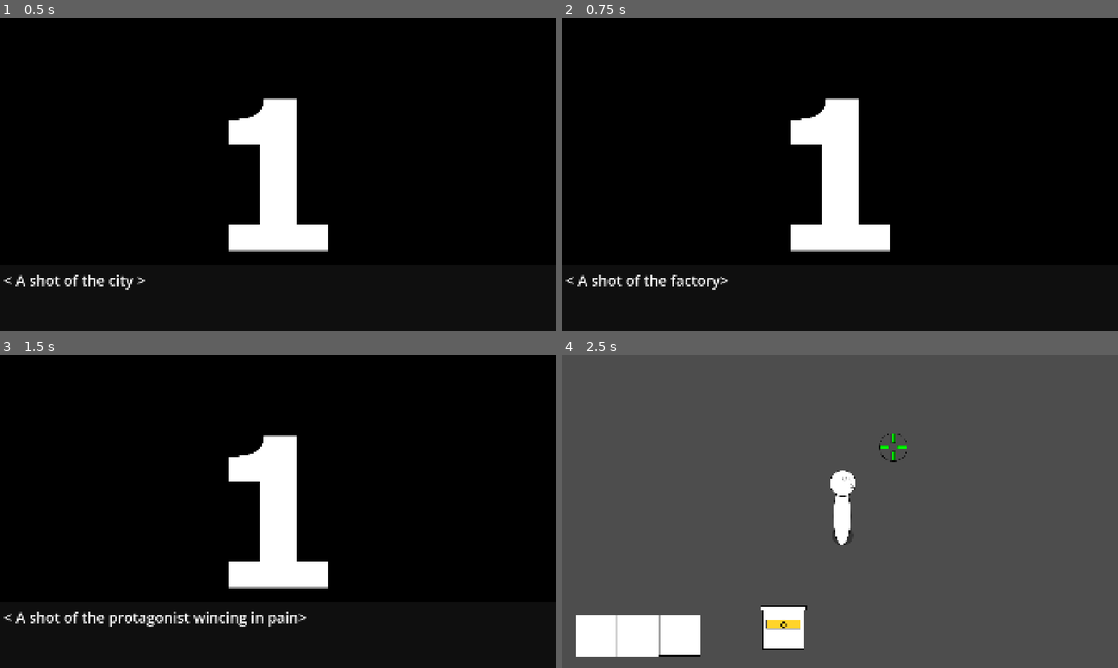
Above: before the commit, frames 1-4 (two rows, left to right).
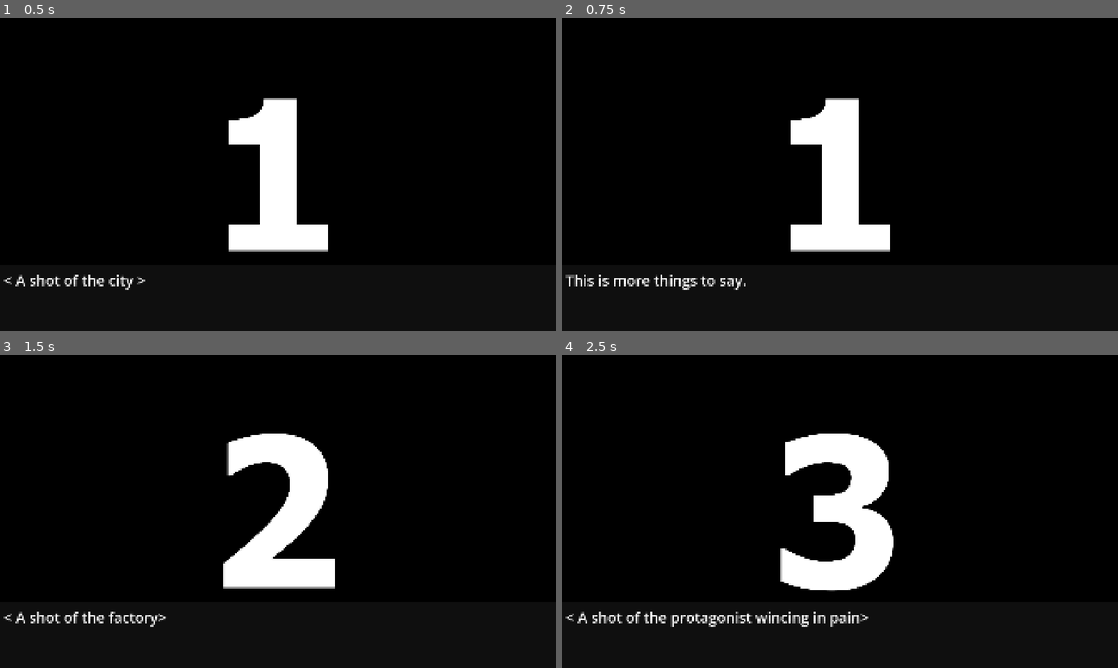
Above: after the commit, the same moments.

Repository: mathew-tran/jamegam50
Game: Godot game, scene res://Scenes/Main.tscn
Two runs of this game, one before a commit and one after it. Both use one fixed random seed, a clock stepped at 60 frames per second and the inputs below.
Inputs (mouse positions are in pixels of both pictures, inside the frame that each line leads up to):
- Up to frame 1 (0.5 s): no input
- Up to frame 2 (0.75 s): tap Enter at 0.5 s; move the mouse to (962, 158) at 0.52 s; press the mouse at (962, 158) at 0.53 s
- Up to frame 3 (1.5 s): tap Space at 1.25 s; move the mouse to (166, 527) at 1.27 s; release the mouse at (166, 527) at 1.28 s; click (166, 527) at 1.35 s
- Up to frame 4 (2.5 s): tap Enter at 2 s; move the mouse to (895, 442) at 2.02 s; press the mouse at (895, 442) at 2.03 s

Frame 1 is identical in both runs. In frame 2, 0.7% of the frame differs, in the area x 0-33%, y 82-87%; in frame 3, 4.3%; in frame 4, 99%, in the area x 0-100%, y 0-100%.

Commit message:
work on making things interacatable in in environment

Diff:
--- /dev/null
+++ b/Prefabs/Environment/InteractableDresser.tscn
@@ -0,0 +1,31 @@
+[gd_scene load_steps=8 format=3 uid="uid://cr3mstg62i332"]
+
+[ext_resource type="PackedScene" uid="uid://c3l54mkl1be42" path="res://Prefabs/Environment/InteractableItem.tscn" id="1_q4mim"]
+[ext_resource type="Script" uid="uid://cxr6tu35485wj" path="res://Scripts/InteractableItemChangeSprite.gd" id="2_d1ktl"]
+[ext_resource type="Texture2D" uid="uid://borwyfesgvafa" path="res://Art/Player/InteractableObjectPlaceholderOpened.png" id="3_pbsqk"]
+[ext_resource type="Script" uid="uid://byqjsgo6271ad" path="res://DataTypes/CutsceneData.gd" id="4_wp3wt"]
+
+[sub_resource type="Resource" id="Resource_uibst"]
+script = ExtResource("4_wp3wt")
+TextToSay = "There is nothing in here."
+metadata/_custom_type_script = "uid://byqjsgo6271ad"
+
+[sub_resource type="RectangleShape2D" id="RectangleShape2D_wp3wt"]
+resource_local_to_scene = true
+custom_solver_bias = 1.0
+size = Vector2(150, 152)
+
+[sub_resource type="RectangleShape2D" id="RectangleShape2D_uibst"]
+resource_local_to_scene = true
+size = Vector2(150, 149)
+
+[node name="InteractableItem" instance=ExtResource("1_q4mim")]
+script = ExtResource("2_d1ktl")
+PostCutSceneTexture = ExtResource("3_pbsqk")
+CutScenes = Array[ExtResource("4_wp3wt")]([SubResource("Resource_uibst")])
+
+[node name="CollisionShape2D" parent="Area2D" index="0"]
+shape = SubResource("RectangleShape2D_wp3wt")
+
+[node name="CollisionShape2D" parent="StaticBody2D" index="0"]
+shape = SubResource("RectangleShape2D_uibst")
--- a/Prefabs/Environment/InteractableItem.tscn
+++ b/Prefabs/Environment/InteractableItem.tscn
@@ -1,14 +1,16 @@
 [gd_scene load_steps=5 format=3 uid="uid://c3l54mkl1be42"]
 
 [ext_resource type="Texture2D" uid="uid://dsb025xerw5bp" path="res://Art/Player/InteractableObjectPlaceholder.png" id="1_a0366"]
-[ext_resource type="Script" uid="uid://cp0iucyq1mh0w" path="res://Scripts/InteracatableItem.gd" id="2_5gqrf"]
+[ext_resource type="Script" uid="uid://cp0iucyq1mh0w" path="res://Scripts/InteractableItem.gd" id="2_5gqrf"]
 
 [sub_resource type="RectangleShape2D" id="RectangleShape2D_pbw6q"]
+resource_local_to_scene = true
 custom_solver_bias = 1.0
-size = Vector2(150, 150)
+size = Vector2(150, 152)
 
 [sub_resource type="RectangleShape2D" id="RectangleShape2D_a0366"]
-size = Vector2(150, 150)
+resource_local_to_scene = true
+size = Vector2(150, 149)
 
 [node name="InteractableItem" type="Sprite2D"]
 texture = ExtResource("1_a0366")
@@ -22,6 +24,7 @@
 [node name="StaticBody2D" type="StaticBody2D" parent="."]
 
 [node name="CollisionShape2D" type="CollisionShape2D" parent="StaticBody2D"]
+position = Vector2(0, -1.5)
 shape = SubResource("RectangleShape2D_a0366")
 
 [connection signal="mouse_entered" from="Area2D" to="." method="_on_area_2d_mouse_entered"]
--- /dev/null
+++ b/Prefabs/Environment/InteractableLamp.tscn
@@ -0,0 +1,31 @@
+[gd_scene load_steps=7 format=3 uid="uid://dkwadeoluirfn"]
+
+[ext_resource type="PackedScene" uid="uid://c3l54mkl1be42" path="res://Prefabs/Environment/InteractableItem.tscn" id="1_1w8ho"]
+[ext_resource type="Texture2D" uid="uid://bcm1jytcevnkt" path="res://Art/Player/LampPlaceholder.png" id="2_uv21u"]
+[ext_resource type="Script" uid="uid://byqjsgo6271ad" path="res://DataTypes/CutsceneData.gd" id="3_fwrgd"]
+
+[sub_resource type="Resource" id="Resource_bsdpi"]
+script = ExtResource("3_fwrgd")
+TextToSay = "This is a lamp."
+metadata/_custom_type_script = "uid://byqjsgo6271ad"
+
+[sub_resource type="RectangleShape2D" id="RectangleShape2D_fwrgd"]
+resource_local_to_scene = true
+custom_solver_bias = 1.0
+size = Vector2(150, 345)
+
+[sub_resource type="RectangleShape2D" id="RectangleShape2D_bsdpi"]
+resource_local_to_scene = true
+size = Vector2(150, 345)
+
+[node name="InteractableItem" instance=ExtResource("1_1w8ho")]
+texture = ExtResource("2_uv21u")
+CutScenes = Array[ExtResource("3_fwrgd")]([SubResource("Resource_bsdpi")])
+
+[node name="CollisionShape2D" parent="Area2D" index="0"]
+position = Vector2(0, 3.5)
+shape = SubResource("RectangleShape2D_fwrgd")
+
+[node name="CollisionShape2D" parent="StaticBody2D" index="0"]
+position = Vector2(0, 4.5)
+shape = SubResource("RectangleShape2D_bsdpi")
--- /dev/null
+++ b/Prefabs/Environment/InteractableLightSwitch.tscn
@@ -0,0 +1,40 @@
+[gd_scene load_steps=10 format=3 uid="uid://b4sh2igo0fbb7"]
+
+[ext_resource type="PackedScene" uid="uid://c3l54mkl1be42" path="res://Prefabs/Environment/InteractableItem.tscn" id="1_ohx6h"]
+[ext_resource type="Texture2D" uid="uid://b3d37xebxs7m6" path="res://Art/Player/LightOn.png" id="2_5geck"]
+[ext_resource type="Script" uid="uid://ehecxuw10kep" path="res://Scripts/InteractableItemChangeSpriteToggle.gd" id="3_sx44c"]
+[ext_resource type="Texture2D" uid="uid://d11irmssbcv8v" path="res://Art/Player/LightOff.png" id="4_m2ijy"]
+[ext_resource type="Script" uid="uid://byqjsgo6271ad" path="res://DataTypes/CutsceneData.gd" id="4_t61gd"]
+
+[sub_resource type="Resource" id="Resource_2307a"]
+script = ExtResource("4_t61gd")
+TextToSay = "Turned Light On."
+metadata/_custom_type_script = "uid://byqjsgo6271ad"
+
+[sub_resource type="Resource" id="Resource_t61gd"]
+script = ExtResource("4_t61gd")
+TextToSay = "Turn Light Off
+"
+metadata/_custom_type_script = "uid://byqjsgo6271ad"
+
+[sub_resource type="RectangleShape2D" id="RectangleShape2D_ektl7"]
+resource_local_to_scene = true
+custom_solver_bias = 1.0
+size = Vector2(150, 152)
+
+[sub_resource type="RectangleShape2D" id="RectangleShape2D_bxwd2"]
+resource_local_to_scene = true
+size = Vector2(150, 149)
+
+[node name="InteractableItem" instance=ExtResource("1_ohx6h")]
+texture = ExtResource("2_5geck")
+script = ExtResource("3_sx44c")
+ToggledCutScene = Array[ExtResource("4_t61gd")]([SubResource("Resource_2307a")])
+PostCutSceneTexture = ExtResource("4_m2ijy")
+CutScenes = Array[ExtResource("4_t61gd")]([SubResource("Resource_t61gd")])
+
+[node name="CollisionShape2D" parent="Area2D" index="0"]
+shape = SubResource("RectangleShape2D_ektl7")
+
+[node name="CollisionShape2D" parent="StaticBody2D" index="0"]
+shape = SubResource("RectangleShape2D_bxwd2")
--- a/Prefabs/Player.tscn
+++ b/Prefabs/Player.tscn
@@ -20,16 +20,12 @@
 radius = 20.0
 height = 42.0
 
-[node name="Player" type="CharacterBody2D"]
+[node name="Player" type="CharacterBody2D" groups=["Player"]]
 script = ExtResource("1_x3d5u")
 
 [node name="Sprite2D" type="Sprite2D" parent="."]
 position = Vector2(-1, 95)
 texture = ExtResource("2_shmu5")
-
-[node name="Waypoint" type="Sprite2D" parent="."]
-visible = false
-texture = ExtResource("3_b43ah")
 
 [node name="AnimatedSprite2D" type="AnimatedSprite2D" parent="."]
 sprite_frames = SubResource("SpriteFrames_kln2b")
@@ -39,6 +35,7 @@
 shape = SubResource("CapsuleShape2D_rgh2o")
 
 [node name="Camera2D" type="Camera2D" parent="."]
+process_mode = 3
 position_smoothing_enabled = true
 
 [node name="NavigationAgent2D" type="NavigationAgent2D" parent="."]
@@ -49,5 +46,15 @@
 debug_path_custom_color = Color(0.746519, 0.47743, 0.970292, 1)
 debug_path_custom_line_width = 3.05
 
+[node name="Waypoint" type="Sprite2D" parent="."]
+light_mask = 2
+visibility_layer = 2
+texture = ExtResource("3_b43ah")
+
+[node name="PointLight2D" type="PointLight2D" parent="Waypoint"]
+energy = 16.0
+range_item_cull_mask = 2
+texture = ExtResource("3_b43ah")
+
 [connection signal="velocity_computed" from="NavigationAgent2D" to="." method="_on_navigation_agent_2d_velocity_computed"]
 [connection signal="waypoint_reached" from="NavigationAgent2D" to="." method="_on_navigation_agent_2d_waypoint_reached"]
--- /dev/null
+++ b/Prefabs/UI/InteractPanel.tscn
@@ -0,0 +1,21 @@
+[gd_scene load_steps=2 format=3 uid="uid://cmwjabbwgt077"]
+
+[ext_resource type="Script" uid="uid://dspmkffa0qyql" path="res://Scripts/UI/InteractPanel.gd" id="1_buwaf"]
+
+[node name="Panel" type="Panel"]
+custom_minimum_size = Vector2(200, 50)
+offset_right = 40.0
+offset_bottom = 40.0
+mouse_filter = 2
+script = ExtResource("1_buwaf")
+
+[node name="Label" type="Label" parent="."]
+layout_mode = 1
+anchors_preset = 15
+anchor_right = 1.0
+anchor_bottom = 1.0
+grow_horizontal = 2
+grow_vertical = 2
+text = "INTERACT"
+horizontal_alignment = 1
+vertical_alignment = 1
--- a/Scenes/Cutscene.tscn
+++ b/Scenes/Cutscene.tscn
@@ -1,23 +1,37 @@
-[gd_scene load_steps=5 format=3 uid="uid://dc22edvi1p3l1"]
+[gd_scene load_steps=9 format=3 uid="uid://dc22edvi1p3l1"]
 
 [ext_resource type="Script" uid="uid://c25jxewqvy8pw" path="res://Scripts/Cutscene.gd" id="1_c1xi3"]
 [ext_resource type="Script" uid="uid://byqjsgo6271ad" path="res://DataTypes/CutsceneData.gd" id="2_idm0t"]
 [ext_resource type="Texture2D" uid="uid://bboqsmd00emng" path="res://Art/CutSceneStills/Test1.png" id="3_idm0t"]
+[ext_resource type="Texture2D" uid="uid://col6mb1s1fvko" path="res://Art/CutSceneStills/Test2.png" id="4_0m8yb"]
+[ext_resource type="Texture2D" uid="uid://dbeodcufdlern" path="res://Art/CutSceneStills/Test3.png" id="5_kweal"]
 
 [sub_resource type="Resource" id="Resource_idm0t"]
 script = ExtResource("2_idm0t")
 TextToSay = "< A shot of the city >
-< A shot of the factory>
-< A shot of the protagonist wincing in pain>"
+This is more things to say."
 BackgroundImage = ExtResource("3_idm0t")
+metadata/_custom_type_script = "uid://byqjsgo6271ad"
+
+[sub_resource type="Resource" id="Resource_g4us0"]
+script = ExtResource("2_idm0t")
+TextToSay = "< A shot of the factory>"
+BackgroundImage = ExtResource("4_0m8yb")
+metadata/_custom_type_script = "uid://byqjsgo6271ad"
+
+[sub_resource type="Resource" id="Resource_dqmat"]
+script = ExtResource("2_idm0t")
+TextToSay = "< A shot of the protagonist wincing in pain>"
+BackgroundImage = ExtResource("5_kweal")
 metadata/_custom_type_script = "uid://byqjsgo6271ad"
 
 [node name="CutScene" type="Node2D"]
 process_mode = 3
 script = ExtResource("1_c1xi3")
-Data = Array[ExtResource("2_idm0t")]([SubResource("Resource_idm0t")])
+Data = Array[ExtResource("2_idm0t")]([SubResource("Resource_idm0t"), SubResource("Resource_g4us0"), SubResource("Resource_dqmat")])
 
 [node name="CanvasLayer" type="CanvasLayer" parent="."]
+layer = 2
 
 [node name="TextureRect" type="TextureRect" parent="CanvasLayer"]
 custom_minimum_size = Vector2(1920, 1080)
--- a/Scenes/Main.tscn
+++ b/Scenes/Main.tscn
@@ -1,17 +1,18 @@
-[gd_scene load_steps=5 format=3 uid="uid://cnsfdc5wb0cb1"]
+[gd_scene load_steps=9 format=3 uid="uid://cnsfdc5wb0cb1"]
 
 [ext_resource type="Script" uid="uid://bx0itqrisx6qs" path="res://Scripts/Main.gd" id="1_r150o"]
 [ext_resource type="PackedScene" uid="uid://m7eqcxxm3e24" path="res://Prefabs/Player.tscn" id="2_idj7w"]
 [ext_resource type="PackedScene" uid="uid://d2nqmvbp4c2hu" path="res://Prefabs/Environment/Box.tscn" id="3_kln2b"]
-[ext_resource type="PackedScene" uid="uid://c3l54mkl1be42" path="res://Prefabs/Environment/InteractableItem.tscn" id="4_rgh2o"]
+[ext_resource type="PackedScene" uid="uid://cr3mstg62i332" path="res://Prefabs/Environment/InteractableDresser.tscn" id="5_jw32o"]
+[ext_resource type="PackedScene" uid="uid://cmwjabbwgt077" path="res://Prefabs/UI/InteractPanel.tscn" id="5_pbw6q"]
+[ext_resource type="PackedScene" uid="uid://dkwadeoluirfn" path="res://Prefabs/Environment/InteractableLamp.tscn" id="6_v1gob"]
+[ext_resource type="PackedScene" uid="uid://b4sh2igo0fbb7" path="res://Prefabs/Environment/InteractableLightSwitch.tscn" id="7_jw32o"]
+[ext_resource type="Script" uid="uid://dd2m821wpfcou" path="res://Scripts/LightEnvironment.gd" id="8_50glp"]
 
 [node name="Node2D" type="Node2D"]
 script = ExtResource("1_r150o")
 
 [node name="Environment" type="Node2D" parent="."]
-
-[node name="InteractableItem" parent="Environment" instance=ExtResource("4_rgh2o")]
-position = Vector2(818, 922)
 
 [node name="Box" parent="Environment" instance=ExtResource("3_kln2b")]
 position = Vector2(172, 951)
@@ -22,5 +23,25 @@
 [node name="Box3" parent="Environment" instance=ExtResource("3_kln2b")]
 position = Vector2(316, 951)
 
+[node name="InteractableItem2" parent="Environment" instance=ExtResource("5_jw32o")]
+position = Vector2(1055, 917)
+TriggerState = 1
+
+[node name="InteractableItem" parent="Environment" instance=ExtResource("6_v1gob")]
+position = Vector2(153, 450)
+
+[node name="InteractableItem3" parent="Environment" instance=ExtResource("7_jw32o")]
+position = Vector2(734, 264)
+ToggleObject = NodePath("../../CanvasModulate")
+
 [node name="Player" parent="." instance=ExtResource("2_idj7w")]
 position = Vector2(1005, 539)
+
+[node name="CanvasLayer" type="CanvasLayer" parent="."]
+
+[node name="Panel" parent="CanvasLayer" groups=["InteractPanel"] instance=ExtResource("5_pbw6q")]
+visible = false
+
+[node name="CanvasModulate" type="CanvasModulate" parent="."]
+color = Color(0.100439, 0.082729, 0.332926, 1)
+script = ExtResource("8_50glp")
--- /dev/null
+++ b/Scripts/Autoload/Finder.gd
@@ -0,0 +1,7 @@
+extends Node
+
+func GetPlayer() -> Player:
+	return get_tree().get_nodes_in_group("Player")[0]
+
+func GetInteractPanel() -> InteractPanel:
+	return get_tree().get_nodes_in_group("InteractPanel")[0]
--- a/Scripts/Cutscene.gd
+++ b/Scripts/Cutscene.gd
@@ -6,6 +6,9 @@
 signal CutsceneComplete
 
 var RemainingText = []
+
+func Setup(newData):
+	Data = newData.duplicate()
 
 func _ready() -> void:
 	get_tree().paused = true
@@ -53,7 +56,7 @@
 	if len(RemainingText) > 0:
 		$CanvasLayer/Panel/RichTextLabel.text = RemainingText.pop_front()
 	else:
-		Destroy()
+		PlayNextScene()
 
 func Destroy():
 	get_tree().paused = false
--- a/Scripts/InteracatableItem.gd
+++ /dev/null
@@ -1,9 +0,0 @@
-extends Sprite2D
-
-
-func _on_area_2d_mouse_entered() -> void:
-	material = load("res://Shaders/InteractableShaderMaterial.tres")
-
-
-func _on_area_2d_mouse_exited() -> void:
-	material = null
--- /dev/null
+++ b/Scripts/InteractableItem.gd
@@ -0,0 +1,60 @@
+extends Sprite2D
+
+class_name InteractableItem
+
+@export var InteractText = "INTERACT"
+@export var CutScenes : Array[CutSceneData]
+@export var ToggleObject : NodePath
+
+enum HOVER_STATE {
+	HOVERED,
+	UNHOVERED
+}
+
+enum TRIGGER_STATE {
+	CAN_BE_TRIGGERED_MULTIPLE,
+	CAN_BE_TRIGGERED_ONCE,
+	CANNOT_BE_TRIGGERED
+}
+
+var State = HOVER_STATE.UNHOVERED
+@export var TriggerState = TRIGGER_STATE.CAN_BE_TRIGGERED_MULTIPLE
+
+func _input(event: InputEvent) -> void:
+	if event.is_action_pressed("left_click"):
+		if State == HOVER_STATE.HOVERED:
+			Finder.GetInteractPanel().SelectObject(self)
+
+func _on_area_2d_mouse_entered() -> void:
+	if TriggerState == TRIGGER_STATE.CANNOT_BE_TRIGGERED:
+		return
+
+	material = load("res://Shaders/InteractableShaderMaterial.tres")
+	State = HOVER_STATE.HOVERED
+	Finder.GetInteractPanel().ShowText(InteractText)
+
+
+func _on_area_2d_mouse_exited() -> void:
+	material = null
+
+	Finder.GetInteractPanel().Hide()
+	State = HOVER_STATE.UNHOVERED
+
+func DoInteraction():
+	var cutScene = load("res://Scenes/Cutscene.tscn")
+	var instance =  cutScene.instantiate()
+	instance.Setup(CutScenes)
+	add_child(instance)
+
+	if TriggerState == TRIGGER_STATE.CAN_BE_TRIGGERED_ONCE:
+		TriggerState = TRIGGER_STATE.CANNOT_BE_TRIGGERED
+		_on_area_2d_mouse_exited()
+
+	await instance.CutsceneComplete
+	DoPostInteraction()
+
+	if get_node(ToggleObject):
+		get_node(ToggleObject).DoInteraction()
+
+func DoPostInteraction():
+	pass
--- /dev/null
+++ b/Scripts/InteractableItemChangeSprite.gd
@@ -0,0 +1,7 @@
+extends InteractableItem
+class_name InteractableItemChangeSprite
+
+@export var PostCutSceneTexture : Texture2D
+
+func DoPostInteraction():
+	texture = PostCutSceneTexture
--- /dev/null
+++ b/Scripts/InteractableItemChangeSpriteToggle.gd
@@ -0,0 +1,23 @@
+extends InteractableItemChangeSprite
+
+class_name InteractableItemChangeSpriteToggle
+
+
+@export var ToggledCutScene : Array[CutSceneData]
+var OriginalCutScene : Array[CutSceneData]
+var OriginalTexture : Texture2D
+
+func _ready() -> void:
+	OriginalCutScene = CutScenes
+	OriginalTexture = texture
+
+func DoPostInteraction():
+	if texture == PostCutSceneTexture:
+		texture = OriginalTexture
+	else:
+		texture = PostCutSceneTexture
+
+	if CutScenes == OriginalCutScene:
+		CutScenes = ToggledCutScene
+	else:
+		CutScenes = OriginalCutScene
--- /dev/null
+++ b/Scripts/LightEnvironment.gd
@@ -0,0 +1,16 @@
+extends CanvasModulate
+
+var bEnabled = true
+
+func _ready() -> void:
+	UpdateLight()
+
+func DoInteraction():
+	bEnabled = !bEnabled
+	UpdateLight()
+
+func UpdateLight():
+	if bEnabled:
+		color = Color.WHITE
+	else:
+		color = "1a1555"
--- a/Scripts/Player.gd
+++ b/Scripts/Player.gd
@@ -1,7 +1,9 @@
 extends CharacterBody2D
 
+class_name Player
+
 var TargetPosition = Vector2.ZERO
-var MoveSpeed = 500
+var MoveSpeed = 1800
 
 
 func _ready() -> void:
@@ -19,7 +21,7 @@
 		$Waypoint.visible = false
 
 	if TargetPosition.distance_to(GetPlayerPosition()) > 5:
-		velocity *= .95
+		velocity *= .90
 		var direction = (TargetPosition - GetPlayerPosition()).normalized()
 		velocity += direction * MoveSpeed * delta
 		$AnimatedSprite2D.flip_h = TargetPosition.x < GetPlayerPosition().x
@@ -30,5 +32,8 @@
 	else:
 		TargetPosition = GetPlayerPosition()
 
+		Finder.GetInteractPanel().InteractWithObject()
+
+
 func GetPlayerPosition():
 	return global_position + Vector2(0, 80)
--- /dev/null
+++ b/Scripts/UI/InteractPanel.gd
@@ -0,0 +1,29 @@
+extends Panel
+
+class_name InteractPanel
+
+var ObjectPressed
+func ShowText(newText):
+	$Label.text = newText
+	visible = true
+
+func SelectObject(object):
+	ObjectPressed = object
+
+func Hide():
+	visible = false
+
+func _process(delta: float) -> void:
+	global_position = get_global_mouse_position()
+
+func IsObjectPressed(object):
+	if is_instance_valid(ObjectPressed) == false:
+		return false
+	return ObjectPressed == object
+
+func InteractWithObject():
+	if is_instance_valid(ObjectPressed):
+		if Finder.GetPlayer().global_position.distance_to(ObjectPressed.global_position) < 400:
+			print("Interact with object: [" + ObjectPressed.name + "]")
+			ObjectPressed.DoInteraction()
+			ObjectPressed = null
--- a/project.godot
+++ b/project.godot
@@ -15,6 +15,10 @@
 config/features=PackedStringArray("4.4", "Forward Plus")
 config/icon="res://icon.svg"
 
+[autoload]
+
+Finder="*res://Scripts/Autoload/Finder.gd"
+
 [display]
 
 window/size/viewport_width=1920
Binary file added: Art/Player/InteractableObjectPlaceholderOpened.png
Not shown, added: Art/Player/InteractableObjectPlaceholderOpened.png.import
Binary file added: Art/Player/LampPlaceholder.png
Not shown, added: Art/Player/LampPlaceholder.png.import
Binary file added: Art/Player/LightOff.png
Not shown, added: Art/Player/LightOff.png.import
Binary file added: Art/Player/LightOn.png
Not shown, added: Art/Player/LightOn.png.import
Not shown, added: Scripts/Autoload/Finder.gd.uid
Renamed: Scripts/InteracatableItem.gd.uid -> Scripts/InteractableItem.gd.uid
Not shown, added: Scripts/InteractableItemChangeSprite.gd.uid
Not shown, added: Scripts/InteractableItemChangeSpriteToggle.gd.uid
(and 2 more such lines)
